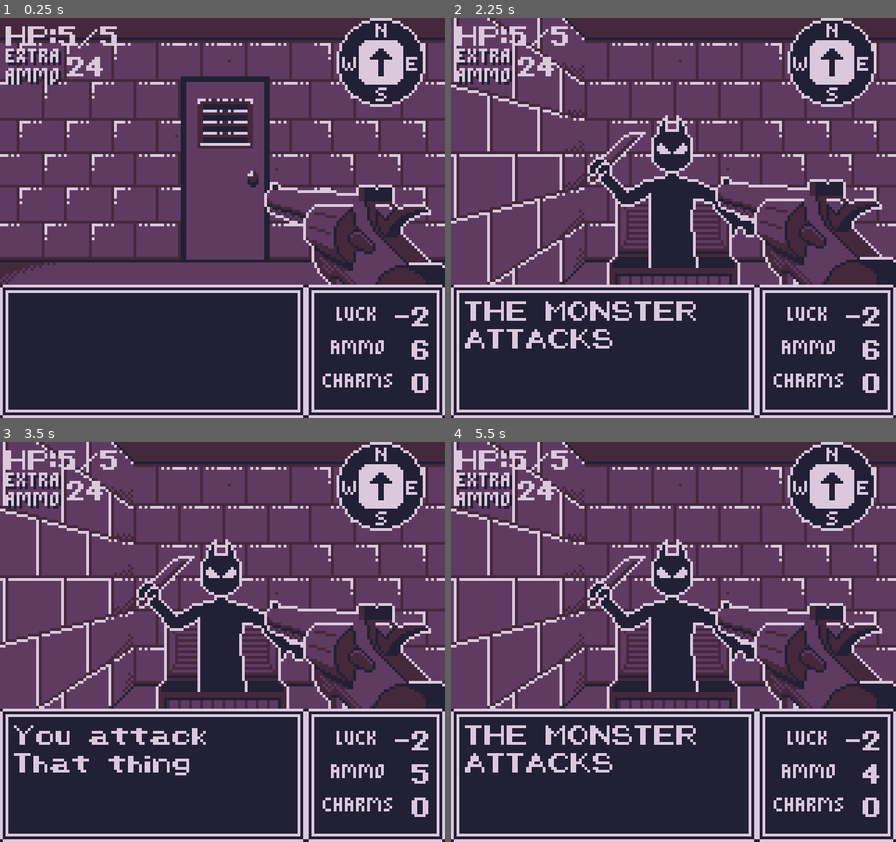
Above: before the commit, frames 1-4 (two rows, left to right).
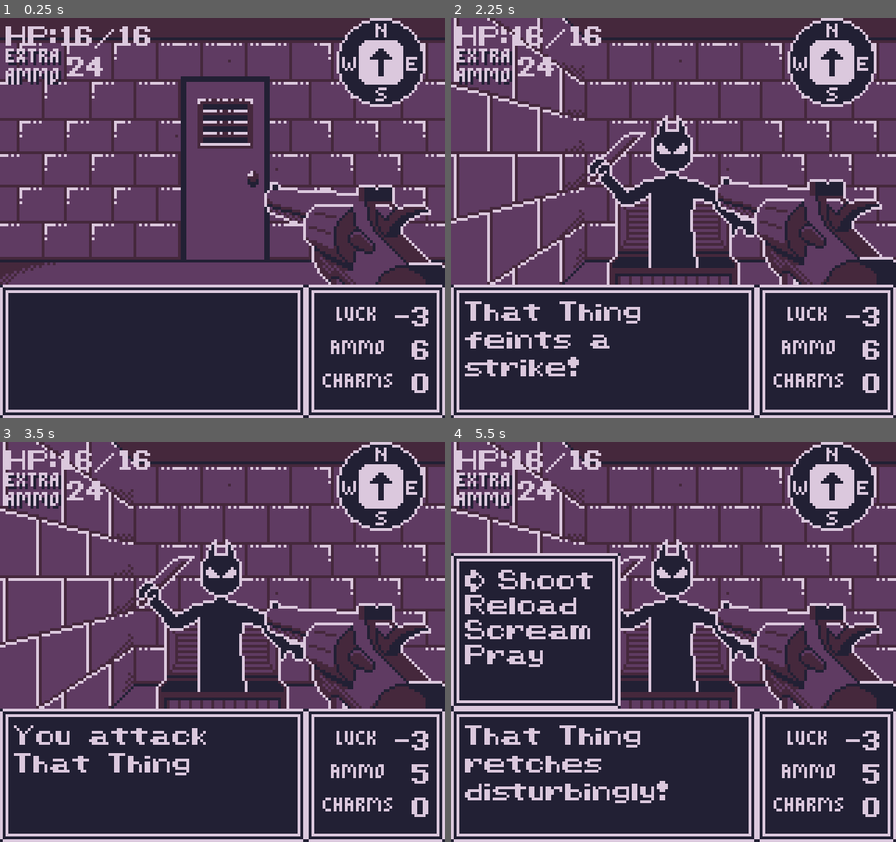
Above: after the commit, the same moments.

Repository: GartTheSkeleton/GameboyDungeon
Game: Godot game, scene res://src/Game/gameworld.tscn
Same seed, same stepped clock (60 frames per second), same inputs: the game is played once before the commit and once after it.
Inputs:
- Up to frame 1 (0.25 s): no input
- Up to frame 2 (2.25 s): tap Enter at 0.5, 2 s; hold Up (Up) 0.53-2.03 s; tap Z (A) at 0.6, 1.55, 2.1 s; tap X (B) at 0.8, 1.35 s; tap Space at 1.25 s; hold Left (Left) from 2.03 s (still down)
- Up to frame 3 (3.5 s): keep holding Left (Left); tap X (B) at 2.3, 2.85 s; tap Z (A) at 3.05 s
- Up to frame 4 (5.5 s): tap Space at 3.5 s; release Left (Left) at 3.53 s; hold Down (Down) 3.53-4.28 s; tap Z (A) at 3.6, 4.55, 5.1 s; tap X (B) at 3.8, 4.35, 5.3 s; tap Escape (ui_cancel) at 4.15 s; hold Right (Right) 4.28-5.03 s; hold Up (Up) from 5.03 s (still down)

The runs differ from the first frame. In frame 1, 0.6% of the frame differs, in the area x 13-97%, y 2-78%; in frame 2, 2.9%; in frame 3, 0.6%; in frame 4, 18%, in the area x 0-97%, y 2-91%.

Commit message:
enemy combat and game over input handler

Diff:
--- a/src/Assets/Definitions/Entities/Actors/entity_definition_player.tres
+++ b/src/Assets/Definitions/Entities/Actors/entity_definition_player.tres
@@ -5,9 +5,9 @@
 
 [sub_resource type="Resource" id="Resource_xu0na"]
 script = ExtResource("2_t5i0r")
-max_hp = 5
+max_hp = 16
 power = 4
-luck = -2
+luck = -3
 ammo = 6
 stored_ammo = 24
 charms = 0
--- a/src/Entities/Actors/Actions/attack_action.gd
+++ b/src/Entities/Actors/Actions/attack_action.gd
@@ -4,33 +4,56 @@
 var rng = RandomNumberGenerator.new()
 
 func perform(game: Game, entity: Entity) -> void:
-	if entity.entity_name == "Player" && entity.fighter_component.ammo <= 0:
-		MessageLog.send_message("You're out of ammo!")
-		return
 	rng.randomize()
-	var destination: Vector2i = entity.grid_position
-	var target: Entity = game.get_map_data().get_actor_at_location(destination)
-	if not target:
-		return
-	var die_1 = rng.randi_range(1, 6)
-	var die_2 = rng.randi_range(1, 6)
-	var attack_roll = die_1 + die_2 + entity.fighter_component.luck
-	var attack_description: String
-	if attack_roll > 11 || entity.fighter_component.next_hit_crits:
-		var damage: int = 2 * entity.fighter_component.power
-		attack_description = "you attack %s" % target.get_entity_name()
+	if entity.entity_name == "Player":
+		if entity.fighter_component.ammo <= 0:
+			MessageLog.send_message("You're out of ammo!")
+			return
+		var destination: Vector2i = entity.grid_position
+		var target: Entity = game.get_map_data().get_actor_at_location(destination)
+		if not target:
+			return
+		var die_1 = rng.randi_range(1, 6)
+		var die_2 = rng.randi_range(1, 6)
+		var attack_roll = die_1 + die_2 + entity.fighter_component.luck
+		var attack_description: String
+		var damage: int
+		if attack_roll > 11 || entity.fighter_component.next_hit_crits:
+			damage = 2 * entity.fighter_component.power
+			attack_description = "You deal a devastating blow to %s" % target.get_entity_name()
+			entity.fighter_component.ammo -= 1
+			entity.fighter_component.next_hit_crits = false
+		elif attack_roll >= 5:
+			damage = entity.fighter_component.power
+			attack_description= "You attack %s" % target.get_entity_name()
+			entity.fighter_component.ammo -= 1
+		elif attack_roll > 2:
+			attack_description = "Your gun jams!"
+		else:
+			attack_description = "You miss your shot!"
+			entity.fighter_component.ammo -= 1
+		MessageLog.send_message(attack_description)
+		await game.get_tree().create_timer(1).timeout
 		target.fighter_component.take_damage(damage)
-		entity.fighter_component.ammo -= 1
-		entity.fighter_component.next_hit_crits = false
-	elif attack_roll >= 5:
-		var damage: int = entity.fighter_component.power
-		attack_description= "You attack %s" % target.get_entity_name()
+	else:
+		var target: Entity = game.player
+		var die_1 = rng.randi_range(1, 6)
+		var die_2 = rng.randi_range(1, 6)
+		var attack_roll = die_1 + die_2 + entity.fighter_component.luck
+		var attack_description: String
+		var damage: int
+		if attack_roll > 11 || entity.fighter_component.next_hit_crits:
+			damage = 2 * entity.fighter_component.power
+			attack_description = "%s strikes you with terrifying force!" % entity.get_entity_name()
+			entity.fighter_component.ammo -= 1
+			entity.fighter_component.next_hit_crits = false
+		elif attack_roll >= 5:
+			damage = entity.fighter_component.power
+			attack_description= "%s strikes you!" % entity.get_entity_name()
+		elif attack_roll > 2:
+			attack_description = "%s lashes out, but you dodge!" % entity.get_entity_name()
+		else:
+			attack_description = "%s flails clumsily!" % entity.get_entity_name()
+		MessageLog.send_message(attack_description)
+		await game.get_tree().create_timer(1).timeout
 		target.fighter_component.take_damage(damage)
-		entity.fighter_component.ammo -= 1
-	elif attack_roll > 2:
-		attack_description = "Your gun jams!"
-	else:
-		attack_description = "You miss your shot!"
-		entity.fighter_component.ammo -= 1
-	if target.is_alive():
-		MessageLog.send_message(attack_description)
--- a/src/Entities/Actors/Actions/interact_action.gd
+++ b/src/Entities/Actors/Actions/interact_action.gd
@@ -16,7 +16,6 @@
 		interactable_entity.item_component.activate(interactable_entity)
 	elif input_handler == InputHandler.InputHandlers.COMBAT:
 		var selected_option = game.combat_menu.get_selected_option()
-		print('selection: ', selected_option.name)
 		match selected_option.name:
 			"Shoot":
 				var attack = AttackAction.new()
--- a/src/Entities/Actors/Actions/scream_action.gd
+++ b/src/Entities/Actors/Actions/scream_action.gd
@@ -12,6 +12,10 @@
 			return
 		MessageLog.send_message("You let out a primal scream!")
 		var result = rng.randi_range(0, 6) + entity.fighter_component.luck
+		if entity.fighter_component.hp < 5:
+			result += 1
+		if entity.fighter_component.next_hit_crits:
+			result = 2000
 		await target.fighter_component.get_screamed_at(result)
 	else:
 		rng.randomize()
@@ -19,4 +23,4 @@
 		var message = "%s lets out a primal scream!" % entity.entity_name
 		MessageLog.send_message(message)
 		var result = rng.randi_range(0, 6) + entity.fighter_component.luck
-		target.fighter_component.get_screamed_at(result)
+		await target.fighter_component.get_screamed_at(result)
--- a/src/Entities/Actors/Components/fighter_component.gd
+++ b/src/Entities/Actors/Components/fighter_component.gd
@@ -36,6 +36,7 @@
 		if parent.entity_name == "Player":
 			SignalBus.stats_changed.emit(parent)
 
+var last_combat_action: String
 var rng = RandomNumberGenerator.new()
 
 func _init(definition: FighterComponentDefinition, parent: Entity) -> void:
@@ -82,17 +83,27 @@
 	await get_tree().create_timer(1).timeout
 	var result = rng.randi_range(0, 6)
 	if result == 6:
-		next_hit_crits = true
-		MessageLog.send_message("You feel blessed by whoever heard you!")
+		if next_hit_crits == false:
+			next_hit_crits = true
+			MessageLog.send_message("You feel blessed by whoever heard you!")
+		else:
+			var health_reward = .5 * max_hp
+			hp += health_reward
+			MessageLog.send_message("By their blessing, you feel invigorated!")
 	elif result == 5:
-		var reward = 2
-		var empty_slots = 6 - ammo
-		if empty_slots >= reward:
-			ammo += reward
-			MessageLog.send_message("Your gun suddenly feels 2 bullets heavier!")
+		if hp != max_hp:
+			var health_reward = .5 * max_hp
+			hp += health_reward
+			MessageLog.send_message("By some blessing, you feel invigorated!")
 		else:
-			stored_ammo += 2
-			MessageLog.send_message("You found 2 bullets in your pocket!")
+			var reward = 2
+			var empty_slots = 6 - ammo
+			if empty_slots >= reward:
+				ammo += reward
+				MessageLog.send_message("Your gun suddenly feels 2 bullets heavier!")
+			else:
+				stored_ammo += 2
+				MessageLog.send_message("You found 2 bullets in your pocket!")
 	elif result == 4:
 		if ammo < 6:
 			ammo += 1
@@ -102,16 +113,24 @@
 			MessageLog.send_message("You found an extra bullet in your pocket!")
 	else:
 		MessageLog.send_message("You fear the gods aren't listening!")
+	await get_tree().create_timer(1).timeout
 
 func get_screamed_at(target_roll: int) -> void:
 	await get_tree().create_timer(1).timeout
+	var message: String
 	if target_roll >= 3:
 		luck -= 1
 		turn_skipped = true
-		var message = "%s winces at the noise!..." % parent.entity_name
+		if parent.entity_name != "Player":
+			message = "%s winces at the noise!" % parent.entity_name
+		else:
+			message = "You wince at the noise!"
 		MessageLog.send_message(message)
 	else:
-		var message = "%s seems unphased..." % parent.entity_name
+		if parent.entity_name == "Player":
+			message = "You steady your heart!"
+		else:
+			message = "%s seems unphased..." % parent.entity_name
 		MessageLog.send_message(message)
 	await get_tree().create_timer(1).timeout
 
--- a/src/Entities/Actors/Components/item_component.gd
+++ b/src/Entities/Actors/Components/item_component.gd
@@ -29,9 +29,8 @@
 	elif parent_entity.is_mimic:
 		parent_entity.texture = mimic_texture
 		parent_entity.blocks_movement = true
-		parent_entity.entity_name = "That thing"
+		parent_entity.entity_name = "That Thing"
 		MessageLog.send_message("That's no Chest!")
-		print("beginning combat from mimic")
 		SignalBus.start_combat.emit(player, parent_entity)
 	elif parent_entity.entity_name == "Lucky Charm":
 		player.fighter_component.luck += 1
--- /dev/null
+++ b/src/Game/EventHandler/game_over_input_handler.gd
@@ -0,0 +1,11 @@
+class_name GameOverInputHandler
+extends BaseInputHandler
+
+@onready var game: Game = %Gameworld
+
+func get_action() -> Action:
+	var action: Action = null
+	if Input.is_action_just_pressed("B"):
+		action = EscapeAction.new()
+		action.perform(game, game.player)
+	return action
--- a/src/Game/EventHandler/input_handler.gd
+++ b/src/Game/EventHandler/input_handler.gd
@@ -1,15 +1,15 @@
 class_name InputHandler
 extends Node
 
-enum InputHandlers {MAIN_GAME, GAME_OVER, COMBAT, NO_INPUT}
+enum InputHandlers {MAIN_GAME, COMBAT, NO_INPUT, GAME_OVER}
 
 @export var start_input_handler: InputHandlers
 
 @onready var input_handler_nodes := {
 	InputHandlers.MAIN_GAME: $MainGameInputHandler,
-	InputHandlers.GAME_OVER: $GameOverInputHandler,
 	InputHandlers.COMBAT: $CombatInputHandler,
-	InputHandlers.NO_INPUT: $BlockInputHandler
+	InputHandlers.NO_INPUT: $BlockInputHandler,
+	InputHandlers.GAME_OVER: $GameOverInputHandler
 }
 
 var current_input_handler: BaseInputHandler
--- a/src/Game/EventHandler/main_game_input_handler.gd
+++ b/src/Game/EventHandler/main_game_input_handler.gd
@@ -13,12 +13,8 @@
 	elif Input.is_action_just_pressed("Right"):
 		action = TurnAction.new("Right", game)
 		SignalBus.player_turned.emit(action.playerFacing)
-	elif Input.is_action_just_pressed("B"):
-		action = AttackAction.new()
 	elif Input.is_action_just_pressed("A"):
 		action = InteractAction.new(game.input_handler.current_input_handler_type)
 
-	if Input.is_action_just_pressed("ui_cancel"):
-		action = EscapeAction.new()
 
 	return action
--- a/src/Game/combat_manager.gd
+++ b/src/Game/combat_manager.gd
@@ -28,7 +28,7 @@
 	begin_turn()
 
 func _physics_process(delta: float) -> void:
-	if has_begun && current_character == player_character:
+	if has_begun && current_character == player_character && player_character.is_alive():
 		if !current_character.fighter_component.turn_skipped:
 			var action: Action = input_handler.get_action()
 			if action:
@@ -36,12 +36,9 @@
 					visible = false
 					InputHandler.external_transition_to(InputHandler.InputHandlers.NO_INPUT)
 				await action.perform(game, player_character)
-		else:
-			MessageLog.send_message("You're too stunned to act quickly!")
-			await get_tree().create_timer(1).timeout
-			end_player_turn()
-	if !has_begun && input_handler.current_input_handler_type != InputHandler.InputHandlers.MAIN_GAME:
-		InputHandler.external_transition_to(InputHandler.InputHandlers.MAIN_GAME)
+	var not_main_or_fail = input_handler.current_input_handler_type != InputHandler.InputHandlers.MAIN_GAME || input_handler.current_input_handler_type != InputHandler.InputHandlers.GAME_OVER
+	#if !has_begun && not_main_or_fail:
+		#InputHandler.external_transition_to(InputHandler.InputHandlers.MAIN_GAME)
 
 func next_turn() -> void:
 	if current_character.fighter_component.turn_skipped:
@@ -57,15 +54,47 @@
 	begin_turn()
 
 func begin_turn() -> void:
+	if !player_character.is_alive() || !enemy_character.is_alive():
+		end_combat()
 	if current_character == player_character:
-		InputHandler.external_transition_to(InputHandler.InputHandlers.COMBAT)
-		visible = true
+		if current_character.fighter_component.turn_skipped:
+			MessageLog.send_message("You're too stunned to act quickly!")
+			await get_tree().create_timer(1).timeout
+			end_player_turn()
+		else:
+			InputHandler.external_transition_to(InputHandler.InputHandlers.COMBAT)
+			visible = true
 	else:
 		if !current_character.fighter_component.turn_skipped:
 			var wait_time = randf_range(0.5, 1.5)
 			await get_tree().create_timer(wait_time).timeout
 	#		cast combat action
-			MessageLog.send_message("THE MONSTER ATTACKS")
+			var options = ["Attack", "Savor", "Scream"]
+			if enemy_character.fighter_component.last_combat_action == "Scream" || player_character.fighter_component.luck <= -3:
+				options.remove_at(2)
+			var choice_index = randi_range(0, options.size() -1)
+			var choice = options[choice_index]
+			match choice:
+				"Attack":
+					var attack = AttackAction.new()
+					await attack.perform(game, enemy_character)
+				"Scream":
+					var scream = ScreamAction.new()
+					await scream.perform(game, enemy_character)
+				"Savor":
+					var message: String
+					var flavor_text = [
+						"%s bares its teeth!" % enemy_character.entity_name,
+						"%s salivates at your fear!" % enemy_character.entity_name,
+						"%s stares at you with empty eyes." % enemy_character.entity_name,
+						"%s feints a strike!" % enemy_character.entity_name,
+						"%s retches disturbingly!" % enemy_character.entity_name,
+					]
+					var text_index = randi_range(0, flavor_text.size() -1)
+					message = flavor_text[text_index]
+					MessageLog.send_message(message)
+			if enemy_character:
+				enemy_character.fighter_component.last_combat_action = choice
 			await get_tree().create_timer(0.5).timeout
 		next_turn()
 
@@ -80,8 +109,12 @@
 	enemy_character = null
 	has_begun = false
 	visible = false
-	InputHandler.external_transition_to(InputHandler.InputHandlers.MAIN_GAME)
+	if game.player && game.player.is_alive():
+		InputHandler.external_transition_to(InputHandler.InputHandlers.MAIN_GAME)
+	else:
+		InputHandler.external_transition_to(InputHandler.InputHandlers.GAME_OVER)
 
 func end_player_turn() -> void:
-	player_character.fighter_component.turn_skipped = false
+	if player_character:
+		player_character.fighter_component.turn_skipped = false
 	next_turn()
--- a/src/Game/compass.gd
+++ b/src/Game/compass.gd
@@ -1,8 +1,8 @@
 extends AnimatedSprite2D
 
 @onready var gameworld = get_parent().get_parent()
-@onready var healthLabel = $Control/HealthLabel
-@onready var ammoLabel = $Control/AmmoLabel2
+@onready var healthLabel = %HealthLabel
+@onready var ammoLabel = %AmmoLabel2
 @onready var gun = $"../Gun"
 
 var currentRoom = Vector2(0,0)
--- a/src/Game/gameworld.gd
+++ b/src/Game/gameworld.gd
@@ -55,6 +55,7 @@
 	populate_map()
 	SignalBus.start_combat.connect(combat_manager.begin_combat)
 	SignalBus.create_entity.connect(createEntity)
+	SignalBus.player_died.connect(handle_player_death)
 
 func createEntity(name: String, grid_pos: Vector2i):
 	var new_entity: Entity
@@ -89,7 +90,6 @@
 				if entity_in_room.fighter_component && !entity_in_room.item_component:
 					if entity_in_room.fighter_component.hp > 0:
 						message = "AHH! A %s!" % entity_in_room.entity_name
-						print("beginning combat from game world")
 						combat_manager.begin_combat(player, entity_in_room)
 				else:
 					if !entity_in_room.item_component.is_activated:
@@ -145,3 +145,6 @@
 
 func get_sine(time):
 	return sin(time * 40) * .6
+
+func handle_player_death() -> void:
+	input_handler.external_transition_to(InputHandler.InputHandlers.GAME_OVER)
--- a/src/Game/gameworld.tscn
+++ b/src/Game/gameworld.tscn
@@ -20,6 +20,7 @@
 [ext_resource type="Script" uid="uid://hw2dgtuymkav" path="res://src/Game/combat_menu.gd" id="14_pkeyt"]
 [ext_resource type="LabelSettings" uid="uid://c00xyupivrw0x" path="res://src/Assets/Definitions/Resoures/message_label_settings.tres" id="15_j816e"]
 [ext_resource type="Script" uid="uid://dh7gbon62pg31" path="res://src/Game/EventHandler/combat_input_handler.gd" id="18_2p5m6"]
+[ext_resource type="Script" uid="uid://oxl34e2vlyub" path="res://src/Game/EventHandler/game_over_input_handler.gd" id="18_cl2rc"]
 [ext_resource type="Script" uid="uid://bxs8gv7s574b4" path="res://src/Game/EventHandler/base_input_script.gd" id="19_8hu63"]
 
 [sub_resource type="StyleBoxTexture" id="StyleBoxTexture_pkeyt"]
@@ -293,6 +294,7 @@
 offset_bottom = 22.0
 
 [node name="HealthLabel" type="Label" parent="VBoxContainer/SubViewportContainer/SubViewport/Gameworld/Camera2D/Compass/Control"]
+unique_name_in_owner = true
 layout_mode = 0
 offset_left = 2.0
 offset_top = 4.0
@@ -302,6 +304,7 @@
 label_settings = ExtResource("15_j816e")
 
 [node name="AmmoLabel2" type="Label" parent="VBoxContainer/SubViewportContainer/SubViewport/Gameworld/Camera2D/Compass/Control"]
+unique_name_in_owner = true
 layout_mode = 0
 offset_left = 24.0
 offset_top = 15.0
@@ -328,6 +331,7 @@
 script = ExtResource("14_6jf8o")
 
 [node name="GameOverInputHandler" type="Node" parent="VBoxContainer/SubViewportContainer/SubViewport/Gameworld/InputHandler"]
+script = ExtResource("18_cl2rc")
 
 [node name="CombatInputHandler" type="Node" parent="VBoxContainer/SubViewportContainer/SubViewport/Gameworld/InputHandler"]
 script = ExtResource("18_2p5m6")
Not shown, added: src/Game/EventHandler/game_over_input_handler.gd.uid
Not shown: 1 places in src/Game/gameworld.tscn that only renumber resources
